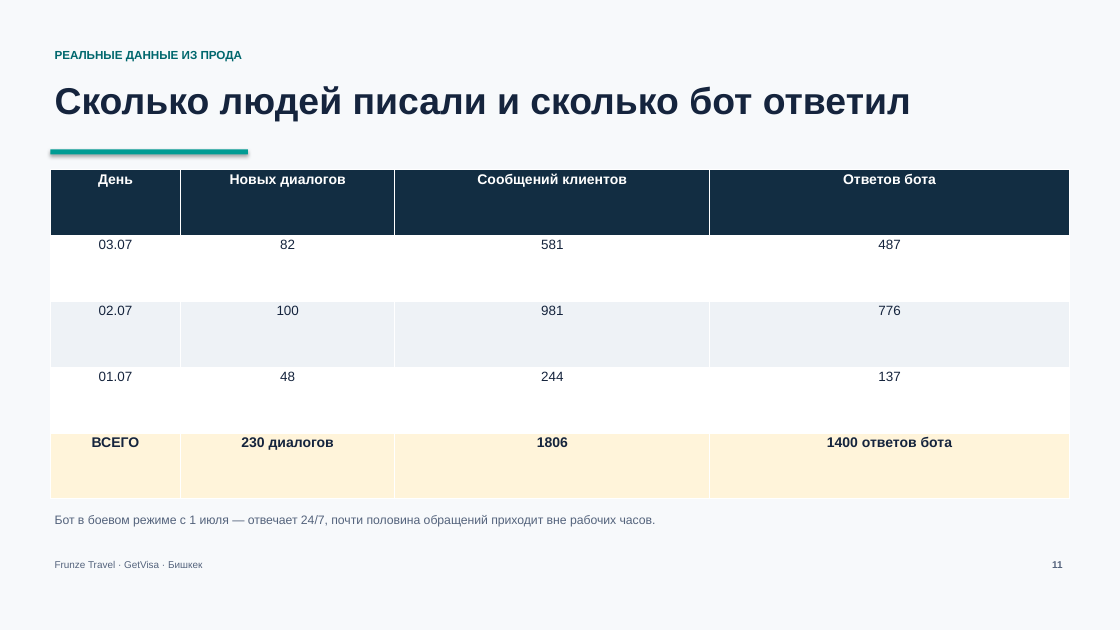
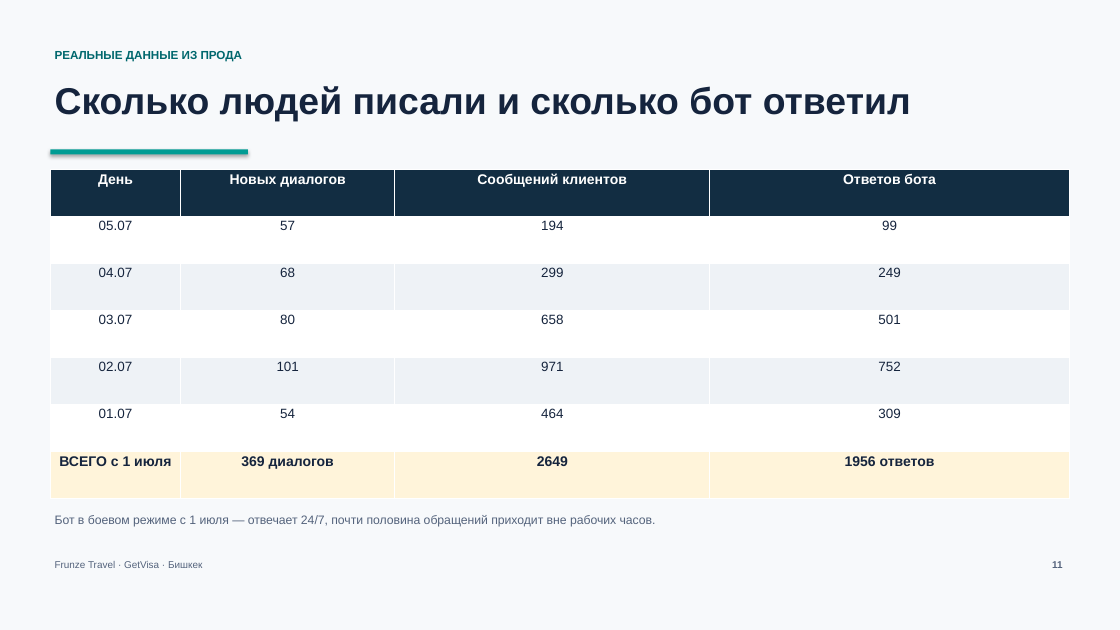
Before and after one commit to Ulfacar/frunze-travel-bot, a slide deck: slide 15 of frunze_presentation_build.pptx (slide 11 before the commit). Drawn at 1120x630 pixels with LibreOffice and Linux fonts; fonts in the diff are those of the drawing. Boxes give left, top, right and bottom in pixels: in the first picture for what was removed or moved away, otherwise in the second. Text is boxed around its words. In the diff, an @@ line names an element or a change of style, - is before the commit and + after.

```diff
--- a/frunze_presentation_build.pptx
+++ b/frunze_presentation_build.pptx
@@ table at [50,170,1070,499] @@
-row 2: 03.07 | 82 | 581 | 487
-row 3: 02.07 | 100 | 981 | 776
-row 4: 01.07 | 48 | 244 | 137
-row 5: ВСЕГО | 230 диалогов | 1806 | 1400 ответов бота
+row 2: 05.07 | 57 | 194 | 99
+row 3: 04.07 | 68 | 299 | 249
+row 4: 03.07 | 80 | 658 | 501
+row 5: 02.07 | 101 | 971 | 752
+row 6: 01.07 | 54 | 464 | 309
+row 7: ВСЕГО с 1 июля | 369 диалогов | 2649 | 1956 ответов
```
Also in this commit, not shown: 3 other slides changed, 5 slides added, 1 slide removed, 9 other files.
